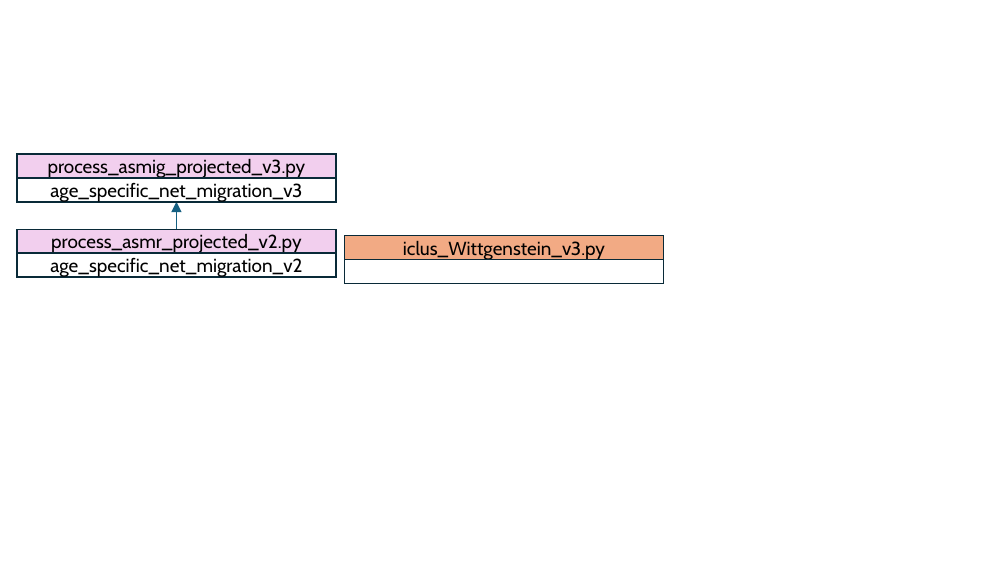
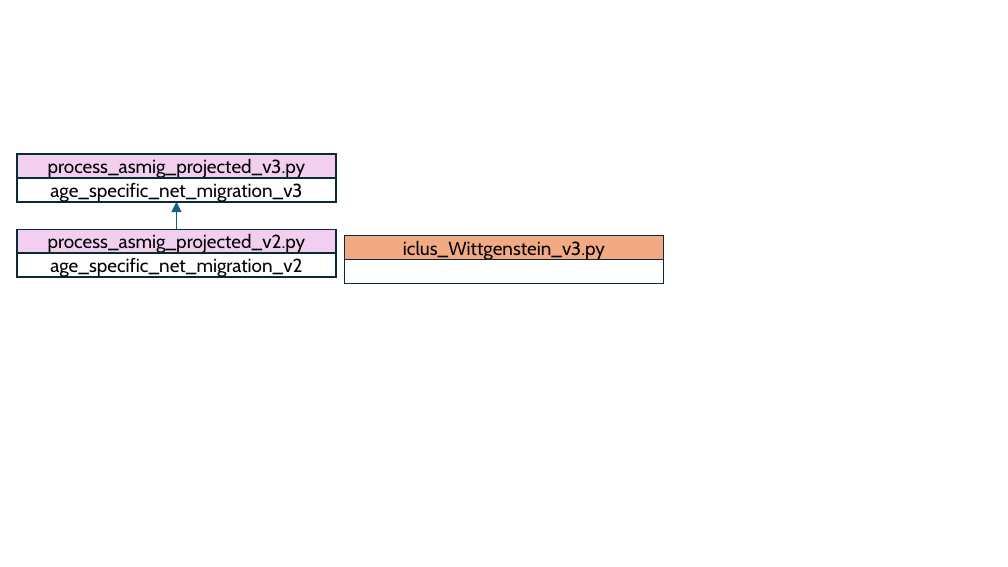
Before and after one commit to philmorefield/ICLUS_v3, a slide deck: slide 3 of population/script_layout.pptx. Drawn at 1008x567 pixels with LibreOffice and Linux fonts; fonts in the diff are those of the drawing. Boxes give left, top, right and bottom in pixels: in the first picture for what was removed or moved away, otherwise in the second. Text is boxed around its words. In the diff, an @@ line names an element or a change of style, - is before the commit and + after.

```diff
--- a/population/script_layout.pptx
+++ b/population/script_layout.pptx
@@ text in rectangle at (x1=48, y1=233, x2=306, y2=254): text changed @@
-process_asmr_projected_v2.py
+process_asmig_projected_v2.py
```
Also in this commit, not shown: 2 other slides changed, 5 other files.
